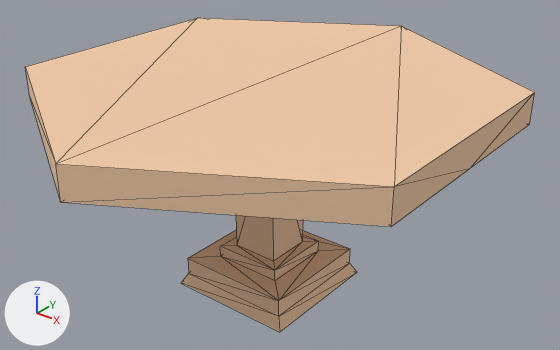
The glTF model assets/props/furniture/tableRound.glb, before and after one commit.
The view is the same before and after, from a camera (50 mm lens) standing at (1.08, -0.489, 0.489) and looking at (0.356, 0.416, -0.072). Arrows for +X, +Y and +Z are at lower left; the lights stay in place. The older version comes first. Mesh edges are drawn as thin lines. Vertices at exactly the same position are counted once.

In view in the first picture: 'tableRound(Clone)'.
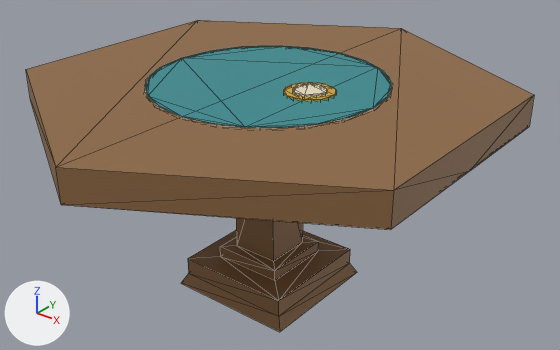
What differs and where, as boxes [x1, y1, x2, y2] in the pictures (560 x 350 px):
'tableRound(Clone)', reshaped, moved, rescaled: before [26, 18, 535, 332]; after [26, 20, 534, 332]
part 1 of me_mesh_tableround, added (cyan): after [145, 46, 392, 128]
part 2 of me_mesh_tableround, added: after [293, 84, 327, 97]
part 3 of me_mesh_tableround, added (yellow): after [284, 82, 337, 101]
part 4 of me_mesh_tableround, added: after [144, 47, 393, 129]
part 5 of me_mesh_tableround, recoloured (beige to brown): [26, 20, 534, 332] in both

Diff of the bpy script that builds the scene:
```diff
--- a/assets/props/furniture/tableRound.glb.py
+++ b/assets/props/furniture/tableRound.glb.py
@@ mat_teal_001 @@
+mat_teal_001 = principled_material('teal.001')
+mat_teal_001.base_color = (0.04, 0.26, 0.28)  # cyan #388b90
+mat_teal_001.roughness = 0.7
@@ mat_cream_001 @@
+mat_cream_001 = principled_material('cream.001')
+mat_cream_001.base_color = (0.78, 0.7, 0.52)  # beige #e5dabf
+mat_cream_001.roughness = 0.8
@@ mat_mustard_001 @@
+mat_mustard_001 = principled_material('mustard.001')
+mat_mustard_001.base_color = (0.62, 0.38, 0.04)  # yellow #cea638
+mat_mustard_001.roughness = 0.6
@@ mat_oakdark_001 @@
+mat_oakdark_001 = principled_material('oakDark.001')
+mat_oakdark_001.base_color = (0.27, 0.14, 0.055)  # brown #8e6942
+mat_oakdark_001.roughness = 0.6
@@ me_mesh_tableround @@
 # used by ob_tableround_clone; location = (0.0, 0.0, 0.0)
-me_mesh_tableround.from_pydata(...)  # 42 vertices, 80 faces; spans x 0.0..0.693, y 0.0..0.8, z -0.27..0.097
+me_mesh_tableround.from_pydata(...)  # 291 vertices, 560 faces; spans x 0.0..0.693, y 0.0..0.8, z -0.27..0.101
+# me_mesh_tableround part 1: a new loose piece, a 24-sided cylinder along z spanning x 0.1559..0.5369, y 0.2095..0.5905, z 0.0917..0.0977, in mat_teal_001 (cyan #388b90)
+# me_mesh_tableround part 2: a new loose piece, an 18-sided cylinder along z spanning x 0.4008..0.452, y 0.374..0.426, z 0.0962..0.1012, in mat_cream_001 (beige #e5dabf)
+# me_mesh_tableround part 3: a new loose piece, an 18-sided cylinder along z spanning x 0.387..0.4658, y 0.36..0.44, z 0.0942..0.0992, in mat_mustard_001 (yellow #cea638)
+# me_mesh_tableround part 4: a new loose piece of 120 vertices spanning x 0.153..0.54, y 0.206..0.594, z 0.092..0.097, in mat_cream_001 (beige #e5dabf)
+# me_mesh_tableround part 5: 75 faces spanning x 0.0..0.693, y 0.0..0.8, z -0.27..0.097 switch from mat_wood (beige #f3cca8) to mat_oakdark_001 (brown #8e6942)
+# other edits to the shape of me_mesh_tableround do not show in these pictures
+me_mesh_tableround.materials.append(mat_teal_001)  # cyan #388b90
+me_mesh_tableround.materials.append(mat_cream_001)  # beige #e5dabf
+me_mesh_tableround.materials.append(mat_mustard_001)  # yellow #cea638
@@ ob_tableround_clone @@
 ob_tableround_clone = bpy.data.objects.new('tableRound(Clone)', me_mesh_tableround)
-ob_tableround_clone.location = (0.0, 0.0, 0.0)
+ob_tableround_clone.location = (0.0, 0.0, -0.003)
+ob_tableround_clone.scale = (1.0, 1.0, 0.988)
```
